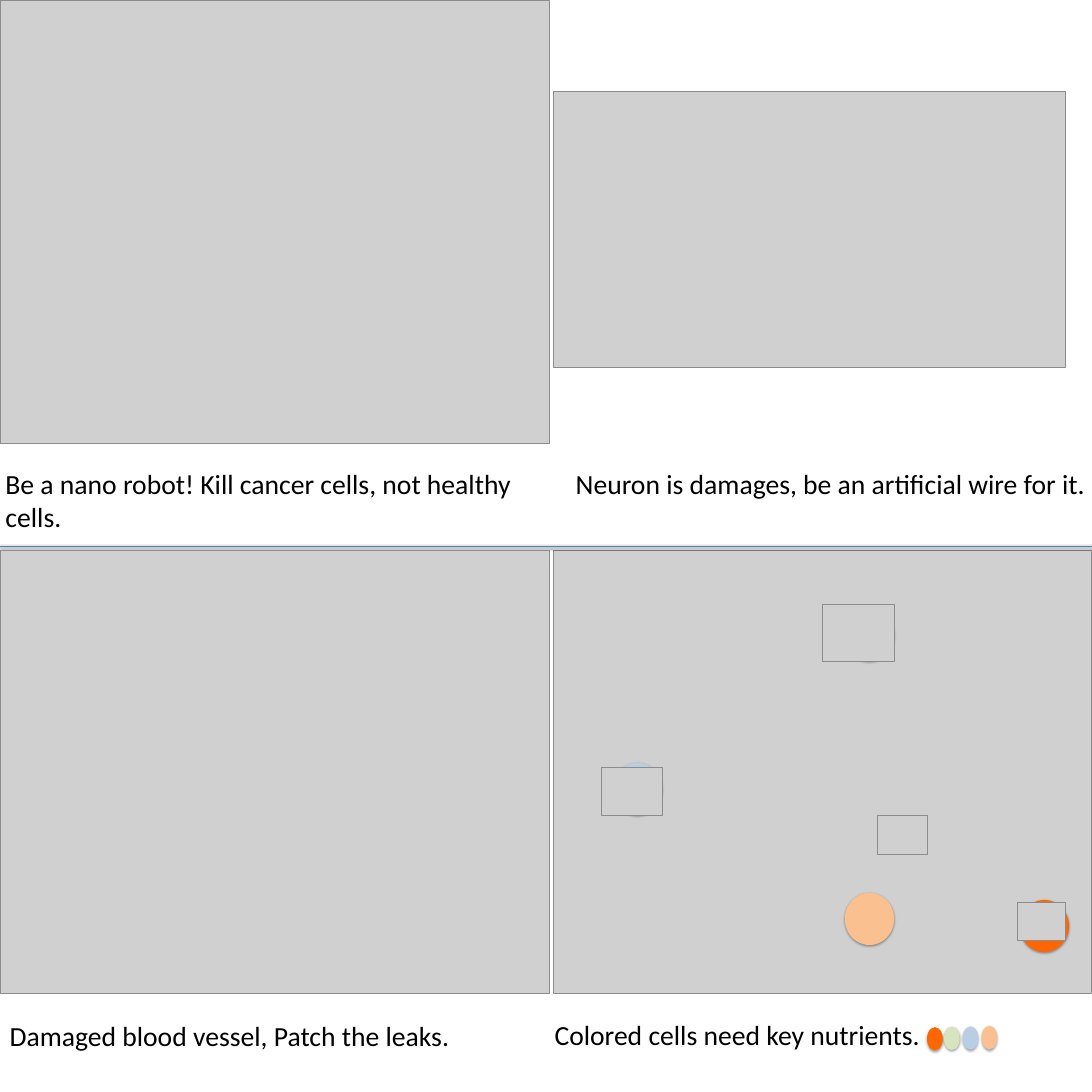
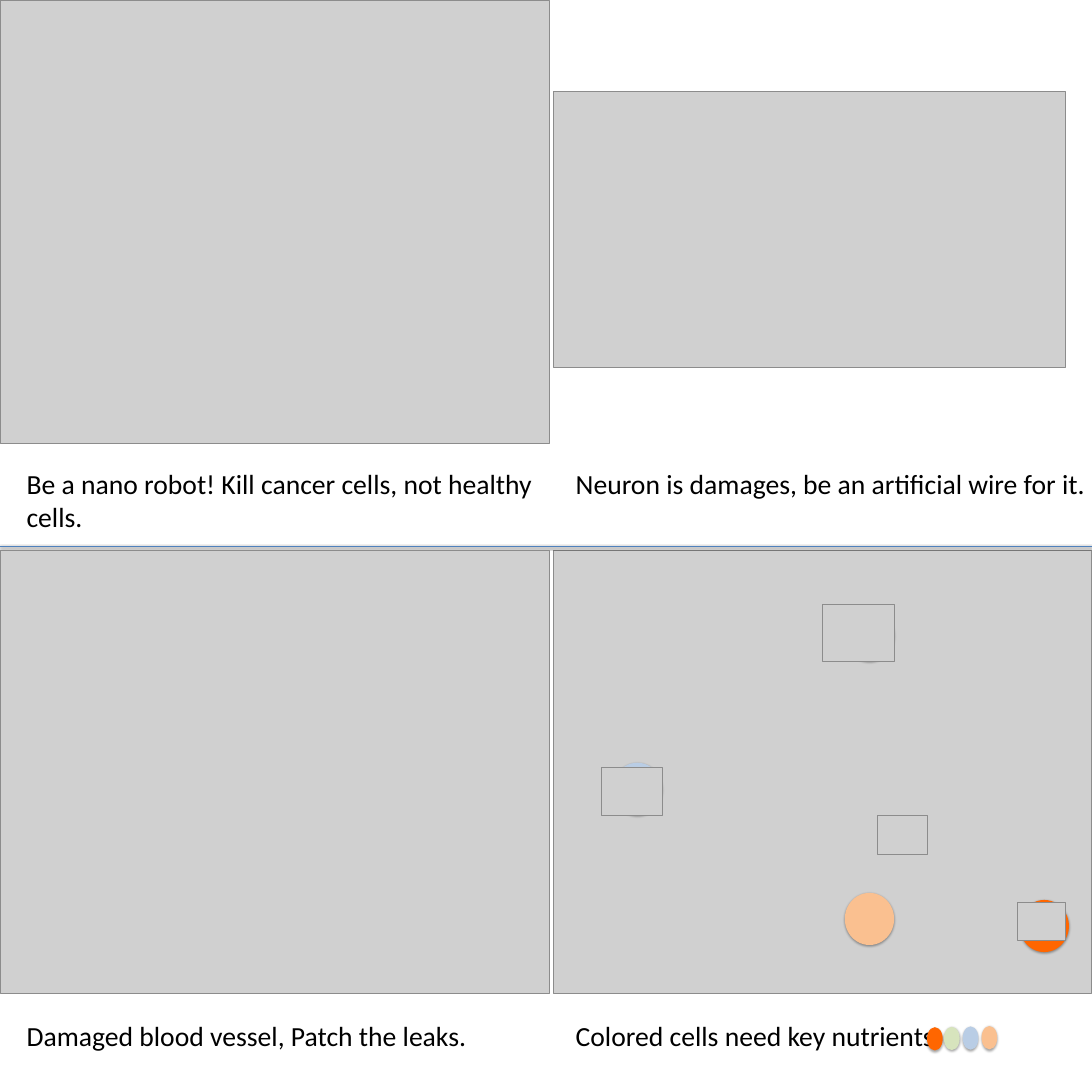
Before and after one commit to mable93wan/SwarmControlSandbox, a slide deck: slide 1 of Presentations/board.pptx. Drawn at 1092x1092 pixels with LibreOffice and Linux fonts; fonts in the diff are those of the drawing; grey boxes stand for pictures. Boxes give left, top, right and bottom in pixels: in the first picture for what was removed or moved away, otherwise in the second. Text is boxed around its words. In the diff, an @@ line names an element or a change of style, - is before the commit and + after.

Commit message:
places changed

```diff
--- a/Presentations/board.pptx
+++ b/Presentations/board.pptx
@@ text "Be a nano robot! Kill ...": place and size @@
-text "Be a nano robot! Kill ..." at [5, 474, 511, 528]
+text "Be a nano robot! Kill ..." at [27, 474, 532, 528]
@@ text "Damaged blood vessel, Patch the ...": place and size @@
-text "Damaged blood vessel, Patch the ..." at [10, 1026, 449, 1051]
+text "Damaged blood vessel, Patch the ..." at [27, 1026, 466, 1051]
@@ text "Colored cells need key nutrients.": place and size @@
-text "Colored cells need key nutrients." at [555, 1025, 919, 1050]
+text "Colored cells need key nutrients." at [576, 1026, 941, 1053]
```
